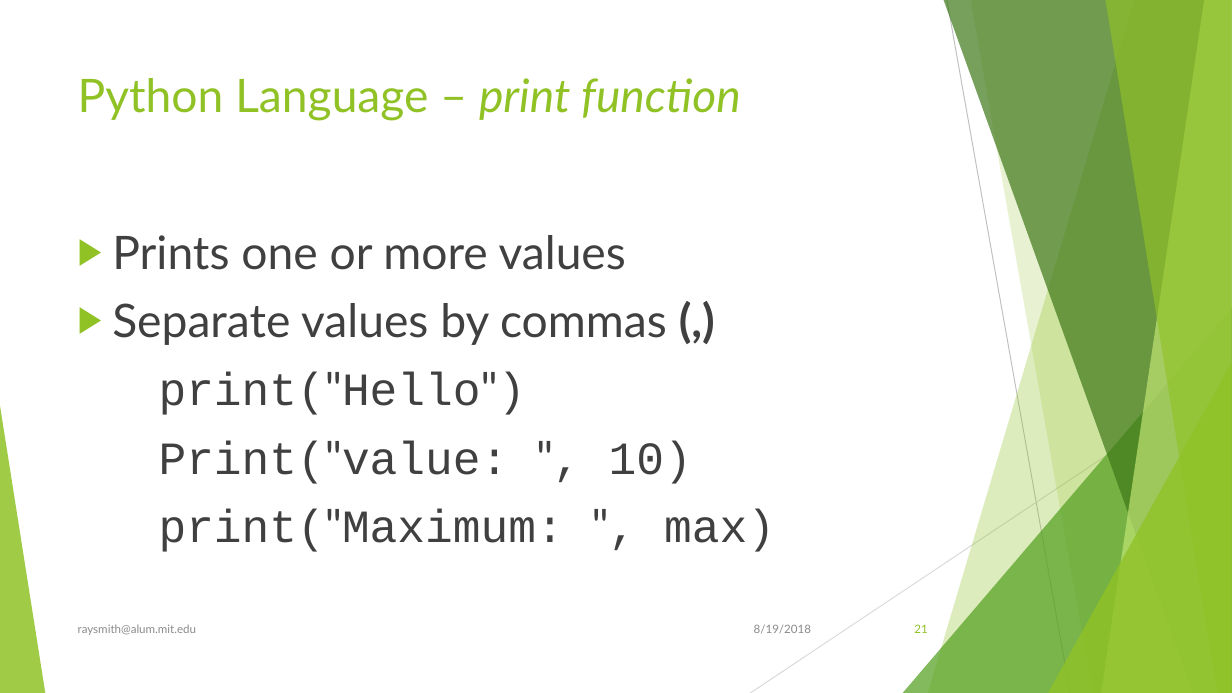
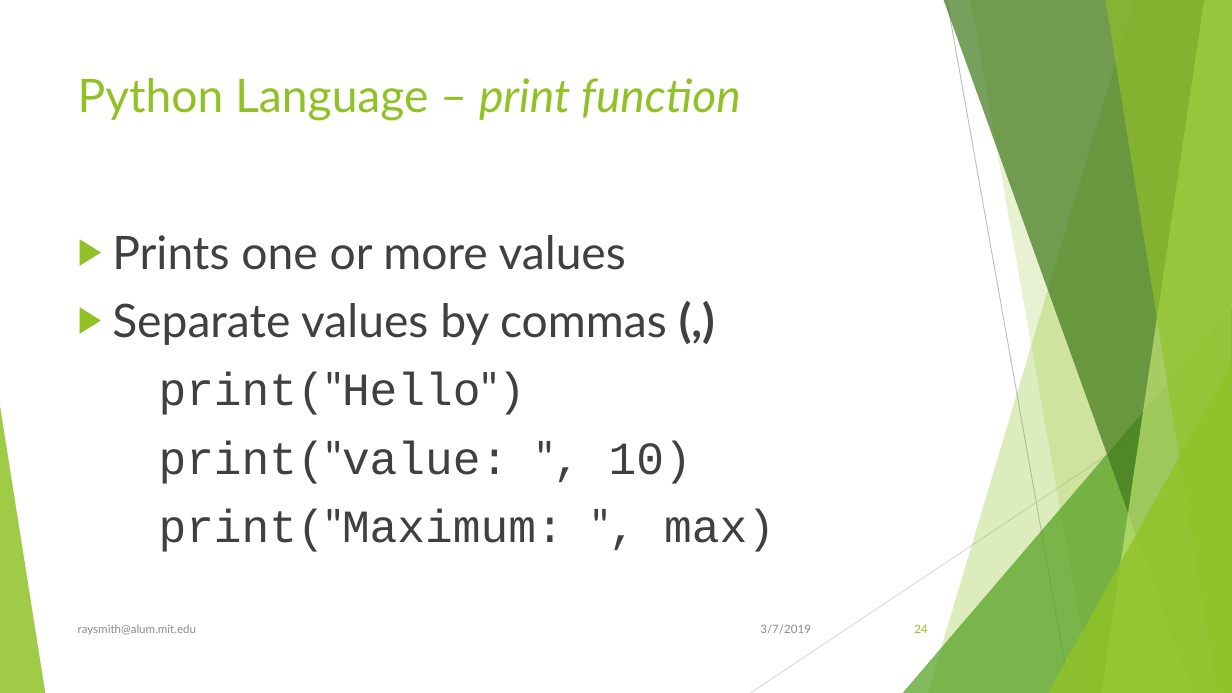
Before and after one commit to raysmith619/Introduction-To-Programming, a slide deck: slide 24 of Docs/Introduction to Proramming Using Python.pptx (slide 21 before the commit). Drawn at 1232x693 pixels with LibreOffice and Linux fonts; fonts in the diff are those of the drawing. Boxes give left, top, right and bottom in pixels: in the first picture for what was removed or moved away, otherwise in the second. Text is boxed around its words. In the diff, an @@ line names an element or a change of style, - is before the commit and + after.

```diff
--- a/Docs/Introduction to Proramming Using Python.pptx
+++ b/Docs/Introduction to Proramming Using Python.pptx
@@ text at <box>159,441,692,484</box>: text changed @@
-    Print("value: ", 10)
+    print("value: ", 10)
@@ text at <box>760,624,811,634</box>: text changed @@
-8/19/2018
+3/7/2019
@@ page number at <box>914,624,927,633</box>: text changed @@
-21
+24
```
Also in this commit, not shown: 39 other slides changed, 33 slides added.
